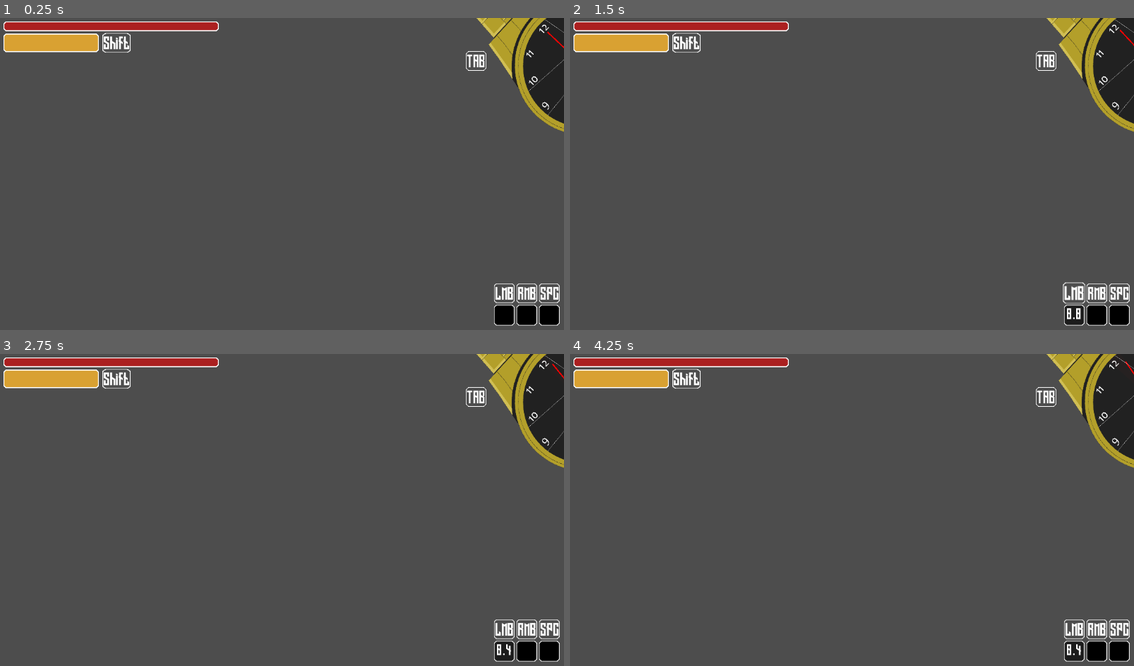
Above: before the commit, frames 1-4 (two rows, left to right).
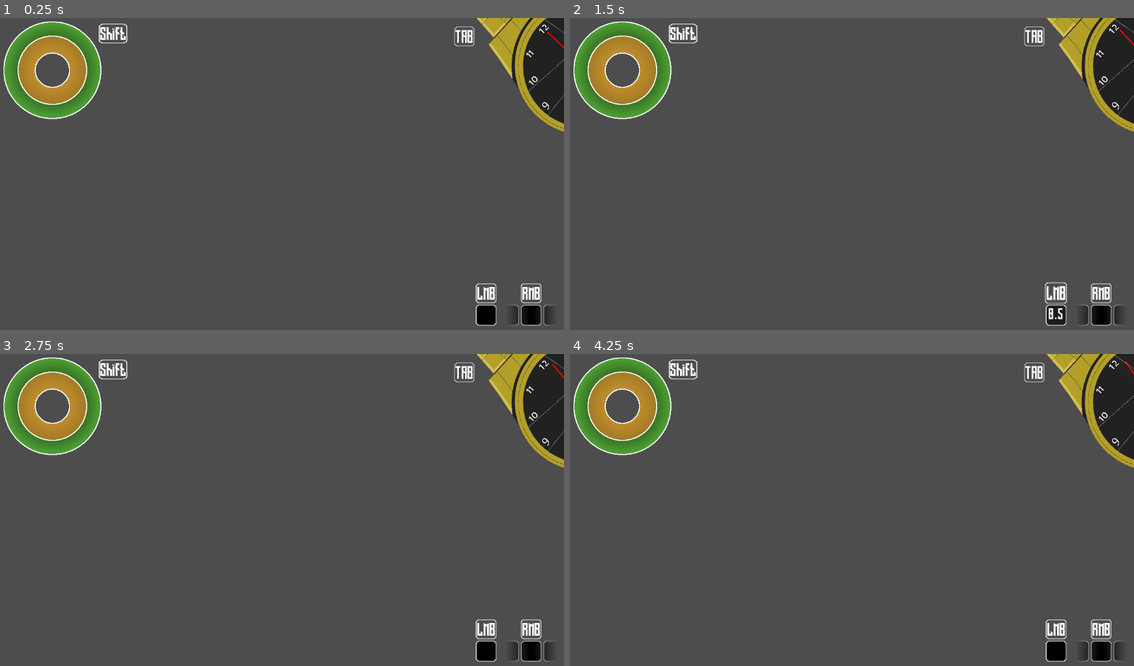
Above: after the commit, the same moments.

Repository: sjgillGit/GWJ84
Game: Godot game, scene res://Scenes/UI/screen_ui.tscn
Two runs of this game, one before a commit and one after it. Both use one fixed random seed, a clock stepped at 60 frames per second and the inputs below. This scene is started directly instead of the project's main scene.
Inputs (mouse positions are in pixels of both pictures, inside the frame that each line leads up to):
- Up to frame 1 (0.25 s): no input
- Up to frame 2 (1.5 s): click (1071, 314) at 0.52 s; move the mouse to (976, 161) at 1.27 s; hold D (MoveRight) from 1.28 s (still down); hold Mouse wheel down (ScrollActionDown) from 1.28 s (still down); click (976, 161) at 1.42 s
- Up to frame 3 (2.75 s): tap Mouse wheel up (ScrollActionUp) at 1.55, 2.1 s; move the mouse to (169, 528) at 2.02 s; release D (MoveRight) at 2.03 s; release Mouse wheel down (ScrollActionDown) at 2.03 s; hold S (MoveBack) from 2.03 s (still down); click (169, 528) at 2.17 s; tap Mouse wheel down (ScrollActionDown) at 2.3 s
- Up to frame 4 (4.25 s): move the mouse to (908, 441) at 2.77 s; release S (MoveBack) at 2.78 s; press the mouse at (908, 441) at 2.78 s; hold D (MoveRight) 2.78-3.53 s; tap Mouse wheel up (ScrollActionUp) at 3.05 s; move the mouse to (823, 575) at 3.52 s; release the mouse at (823, 575) at 3.53 s; hold W (MoveForward) from 3.53 s (still down); tap Mouse wheel down (ScrollActionDown) at 3.6 s; click (823, 575) at 3.67 s

The runs differ from the first frame. In frame 1, 6.8% of the frame differs, in the area x 0-100%, y 1-99%; in frame 2, 6.8%; in frame 3, 6.8%; in frame 4, 6.8%.

Commit message:
turret_select, clock health

Diff:
--- a/Scenes/UI/hel_sta_bars.tscn
+++ b/Scenes/UI/hel_sta_bars.tscn
@@ -1,10 +1,11 @@
-[gd_scene load_steps=8 format=3 uid="uid://drylow4dc4o3f"]
+[gd_scene load_steps=9 format=3 uid="uid://drylow4dc4o3f"]
 
 [ext_resource type="Script" uid="uid://6b2cexsfwgwn" path="res://Scripts/ui/hel_sta_bars.gd" id="1_0lv2c"]
-[ext_resource type="Texture2D" uid="uid://bbe6buhmucjwv" path="res://Assets/ui/barover.png" id="1_n6yse"]
-[ext_resource type="Texture2D" uid="uid://n8p1bx0o1ba6" path="res://Assets/ui/barback.png" id="1_vgpqe"]
-[ext_resource type="Texture2D" uid="uid://dpj6fl55p7fpe" path="res://Assets/ui/barprogress.png" id="3_0lv2c"]
+[ext_resource type="Texture2D" uid="uid://dcono1pipel3q" path="res://Assets/ui/hp_inside.png" id="2_wagrs"]
+[ext_resource type="Texture2D" uid="uid://240tbxttfhkc" path="res://Assets/ui/hp_outside.png" id="3_fauln"]
+[ext_resource type="Texture2D" uid="uid://boxikeqcr5eoq" path="res://Assets/ui/stam_inside.png" id="4_wagrs"]
 [ext_resource type="Texture2D" uid="uid://dq8knos66o8ki" path="res://Assets/ui/textframe.png" id="5_6lhcu"]
+[ext_resource type="Texture2D" uid="uid://dtecdqdesqda0" path="res://Assets/ui/stam_outside.png" id="5_fauln"]
 [ext_resource type="FontFile" uid="uid://b2d7ii78bv5cw" path="res://Assets/font/Long_Shot.ttf" id="7_wjitq"]
 
 [sub_resource type="StyleBoxTexture" id="StyleBoxTexture_f00il"]
@@ -22,45 +23,45 @@
 script = ExtResource("1_0lv2c")
 
 [node name="hp_bar" type="TextureProgressBar" parent="."]
-custom_minimum_size = Vector2(440, 0)
 layout_mode = 0
-offset_right = 440.0
-offset_bottom = 20.0
+offset_right = 200.0
+offset_bottom = 200.0
 max_value = 200.0
 value = 200.0
-nine_patch_stretch = true
+fill_mode = 4
 stretch_margin_left = 10
 stretch_margin_top = 10
 stretch_margin_right = 10
 stretch_margin_bottom = 10
-texture_under = ExtResource("1_vgpqe")
-texture_over = ExtResource("1_n6yse")
-texture_progress = ExtResource("3_0lv2c")
-tint_progress = Color(0.67, 0.1273, 0.1273, 1)
+texture_under = ExtResource("2_wagrs")
+texture_over = ExtResource("3_fauln")
+texture_progress = ExtResource("2_wagrs")
+tint_under = Color(0.231373, 0.231373, 0.231373, 1)
+tint_progress = Color(0.320985, 0.657838, 0.215516, 1)
 
 [node name="stam_bar" type="TextureProgressBar" parent="."]
 layout_mode = 0
-offset_top = 25.0
-offset_right = 195.0
-offset_bottom = 63.0
+offset_right = 200.0
+offset_bottom = 200.0
 step = 0.01
 value = 100.0
-nine_patch_stretch = true
+fill_mode = 4
 stretch_margin_left = 10
 stretch_margin_top = 10
 stretch_margin_right = 10
 stretch_margin_bottom = 10
-texture_under = ExtResource("1_vgpqe")
-texture_over = ExtResource("1_n6yse")
-texture_progress = ExtResource("3_0lv2c")
+texture_under = ExtResource("4_wagrs")
+texture_over = ExtResource("5_fauln")
+texture_progress = ExtResource("4_wagrs")
+tint_under = Color(0.23, 0.23, 0.23, 1)
 tint_progress = Color(0.85, 0.631833, 0.1955, 1)
 
 [node name="button_show" type="Panel" parent="."]
 layout_mode = 0
-offset_left = 202.0
-offset_top = 24.0
-offset_right = 260.0
-offset_bottom = 64.0
+offset_left = 195.0
+offset_top = 5.0
+offset_right = 253.0
+offset_bottom = 45.0
 pivot_offset = Vector2(21, 21)
 theme_override_styles/panel = SubResource("StyleBoxTexture_f00il")
 
--- a/Scenes/UI/screen_ui.tscn
+++ b/Scenes/UI/screen_ui.tscn
@@ -7,7 +7,7 @@
 [node name="Control" type="CanvasLayer"]
 
 [node name="skill_box" parent="." instance=ExtResource("1_ntq5t")]
-offset_left = 822.0
+offset_left = 984.0
 offset_top = 544.0
 offset_right = -9.0
 offset_bottom = -13.0
--- a/Scenes/UI/skill_box.tscn
+++ b/Scenes/UI/skill_box.tscn
@@ -1,6 +1,13 @@
-[gd_scene load_steps=2 format=3 uid="uid://dlx736lntigtc"]
+[gd_scene load_steps=7 format=3 uid="uid://dlx736lntigtc"]
 
 [ext_resource type="PackedScene" uid="uid://rb3823ijm27r" path="res://Scenes/UI/skillbutton.tscn" id="1_6kcwd"]
+[ext_resource type="PackedScene" uid="uid://fijuc7gifjf6" path="res://Scenes/UI/tower_box.tscn" id="2_7xwh1"]
+[ext_resource type="Texture2D" uid="uid://dq8knos66o8ki" path="res://Assets/ui/textframe.png" id="3_iva1f"]
+[ext_resource type="Script" uid="uid://dmbug4tme2cqn" path="res://Scripts/ui/button_show.gd" id="4_py6gq"]
+[ext_resource type="FontFile" uid="uid://b2d7ii78bv5cw" path="res://Assets/font/Long_Shot.ttf" id="5_n3e7w"]
+
+[sub_resource type="StyleBoxTexture" id="StyleBoxTexture_6kqrh"]
+texture = ExtResource("3_iva1f")
 
 [node name="skill_box" type="HBoxContainer"]
 anchors_preset = 15
@@ -13,15 +20,29 @@
 
 [node name="skillbutton" parent="." instance=ExtResource("1_6kcwd")]
 layout_mode = 2
-cooldown = 1.0
+cooldown = 0.5
 input_name = &"PerformAction"
 
-[node name="skillbutton2" parent="." instance=ExtResource("1_6kcwd")]
+[node name="Control" parent="." instance=ExtResource("2_7xwh1")]
 layout_mode = 2
-cooldown = 3.0
-input_name = &"RMB"
 
-[node name="skillbutton3" parent="." instance=ExtResource("1_6kcwd")]
-layout_mode = 2
-cooldown = 6.0
-input_name = &"SPC"
+[node name="button_show" type="Panel" parent="Control"]
+layout_mode = 0
+offset_left = 46.0
+offset_right = 88.0
+offset_bottom = 40.0
+pivot_offset = Vector2(21, 21)
+theme_override_styles/panel = SubResource("StyleBoxTexture_6kqrh")
+script = ExtResource("4_py6gq")
+
+[node name="input_name_lbl" type="Label" parent="Control/button_show"]
+layout_mode = 0
+offset_left = 2.0
+offset_top = 6.0
+offset_right = 42.0
+offset_bottom = 41.0
+theme_override_fonts/font = ExtResource("5_n3e7w")
+theme_override_font_sizes/font_size = 33
+text = "RMB"
+horizontal_alignment = 1
+vertical_alignment = 1
--- /dev/null
+++ b/Scenes/UI/tower_box.gdshader
@@ -0,0 +1,10 @@
+shader_type canvas_item;
+
+uniform sampler2D mask;
+
+void fragment() {
+	COLOR = texture(TEXTURE,UV);
+	vec2 muv = UV;
+	muv.y = 1.0 - muv.y;
+	COLOR.a = texture(mask,muv).r;
+}
--- /dev/null
+++ b/Scenes/UI/tower_box.tscn
@@ -0,0 +1,88 @@
+[gd_scene load_steps=6 format=3 uid="uid://fijuc7gifjf6"]
+
+[ext_resource type="PackedScene" uid="uid://d042hsexsntwv" path="res://Scenes/UI/towerselect.tscn" id="1_2k6yk"]
+[ext_resource type="Script" uid="uid://dykrxsjod4o6f" path="res://Scripts/ui/tower_box.gd" id="1_10edh"]
+[ext_resource type="Shader" uid="uid://bceililma81gt" path="res://Scenes/UI/tower_box.gdshader" id="3_2jh5i"]
+[ext_resource type="Texture2D" uid="uid://wnd51orttw5" path="res://Assets/ui/hide.png" id="3_3k674"]
+
+[sub_resource type="ShaderMaterial" id="ShaderMaterial_w7252"]
+shader = ExtResource("3_2jh5i")
+shader_parameter/mask = ExtResource("3_3k674")
+
+[node name="Control" type="Control"]
+clip_contents = true
+custom_minimum_size = Vector2(137, 60)
+layout_mode = 3
+anchors_preset = 0
+offset_right = 137.0
+offset_bottom = 88.0
+script = ExtResource("1_10edh")
+inputed = &"RMB"
+cooldown = 10.0
+
+[node name="SubViewportContainer" type="SubViewportContainer" parent="."]
+material = SubResource("ShaderMaterial_w7252")
+layout_mode = 0
+offset_right = 135.0
+offset_bottom = 112.0
+stretch = true
+
+[node name="SubViewport" type="SubViewport" parent="SubViewportContainer"]
+handle_input_locally = false
+size = Vector2i(135, 112)
+render_target_update_mode = 4
+
+[node name="towerscroll" type="ScrollContainer" parent="SubViewportContainer/SubViewport"]
+anchors_preset = 15
+anchor_right = 1.0
+anchor_bottom = 1.0
+offset_right = 12.0
+offset_bottom = -25.0
+grow_horizontal = 2
+grow_vertical = 2
+mouse_filter = 2
+horizontal_scroll_mode = 3
+vertical_scroll_mode = 0
+scroll_deadzone = 46
+
+[node name="towerlist" type="HBoxContainer" parent="SubViewportContainer/SubViewport/towerscroll"]
+layout_mode = 2
+
+[node name="temp" type="HBoxContainer" parent="SubViewportContainer/SubViewport"]
+offset_left = -42.0
+offset_top = -87.0
+
+[node name="fulltowerlist" type="HBoxContainer" parent="SubViewportContainer/SubViewport"]
+offset_left = -55.0
+offset_top = -90.0
+offset_right = -13.0
+offset_bottom = -3.0
+
+[node name="skillbutton" parent="SubViewportContainer/SubViewport/fulltowerlist" instance=ExtResource("1_2k6yk")]
+modulate = Color(1, 0.13, 0.13, 1)
+layout_mode = 2
+
+[node name="skillbutton2" parent="SubViewportContainer/SubViewport/fulltowerlist" instance=ExtResource("1_2k6yk")]
+modulate = Color(0, 0.79, 0.158, 1)
+layout_mode = 2
+
+[node name="skillbutton3" parent="SubViewportContainer/SubViewport/fulltowerlist" instance=ExtResource("1_2k6yk")]
+layout_mode = 2
+
+[node name="skillbutton4" parent="SubViewportContainer/SubViewport/fulltowerlist" instance=ExtResource("1_2k6yk")]
+modulate = Color(0.4, 0.24, 0.24, 1)
+layout_mode = 2
+
+[node name="skillbutton5" parent="SubViewportContainer/SubViewport/fulltowerlist" instance=ExtResource("1_2k6yk")]
+modulate = Color(0.3024, 0.153, 0.9, 1)
+layout_mode = 2
+
+[node name="skillbutton6" parent="SubViewportContainer/SubViewport/fulltowerlist" instance=ExtResource("1_2k6yk")]
+modulate = Color(0.81, 0.24, 1, 1)
+layout_mode = 2
+
+[node name="Timer" type="Timer" parent="."]
+one_shot = true
+
+[connection signal="child_entered_tree" from="SubViewportContainer/SubViewport/fulltowerlist" to="." method="_on_towerlist_child_entered_tree"]
+[connection signal="timeout" from="Timer" to="." method="_on_timer_timeout"]
--- /dev/null
+++ b/Scenes/UI/towerselect.gd
@@ -0,0 +1,23 @@
+extends Control
+@export var cooldown: float
+@export var counting: bool
+@onready var cooldown_lbl: Label = $TextureButton/cooldownparent/cooldown
+@onready var timer = get_tree().get_root()
+@onready var cooldownparent: Control = $TextureButton/cooldownparent
+
+@onready var tower
+
+func fill_button(_tower):
+	pass
+
+func activate_timer(_cooldown):
+	counting = true
+	cooldown = _cooldown
+	cooldownparent.visible = true
+
+func _process(_delta: float) -> void:
+	cooldown -= _delta
+	if counting: cooldown_lbl.text = str(snapped(cooldown,0.1))
+	if cooldown <= 0.0:
+		counting = false
+		cooldownparent.visible = false
--- /dev/null
+++ b/Scenes/UI/towerselect.tscn
@@ -0,0 +1,80 @@
+[gd_scene load_steps=6 format=3 uid="uid://d042hsexsntwv"]
+
+[ext_resource type="Script" uid="uid://cmsfmt20kf3s5" path="res://Scenes/UI/towerselect.gd" id="1_uyf6x"]
+[ext_resource type="Texture2D" uid="uid://dq8knos66o8ki" path="res://Assets/ui/textframe.png" id="2_uhy2l"]
+[ext_resource type="FontFile" uid="uid://b2d7ii78bv5cw" path="res://Assets/font/Long_Shot.ttf" id="4_3ldct"]
+[ext_resource type="Texture2D" uid="uid://mtr22qnov5f" path="res://Assets/ui/skillicon.png" id="5_oiurf"]
+
+[sub_resource type="StyleBoxTexture" id="StyleBoxTexture_tj54v"]
+texture = ExtResource("2_uhy2l")
+
+[node name="skillbutton" type="Control"]
+custom_minimum_size = Vector2(42, 87)
+layout_mode = 3
+anchors_preset = 0
+offset_right = 42.0
+offset_bottom = 87.0
+script = ExtResource("1_uyf6x")
+
+[node name="TextureButton" type="Button" parent="."]
+custom_minimum_size = Vector2(42, 42)
+layout_mode = 0
+offset_top = 44.0
+offset_right = 42.0
+offset_bottom = 86.0
+theme_override_styles/hover = SubResource("StyleBoxTexture_tj54v")
+theme_override_styles/pressed = SubResource("StyleBoxTexture_tj54v")
+theme_override_styles/normal = SubResource("StyleBoxTexture_tj54v")
+expand_icon = true
+
+[node name="TextureRect" type="TextureRect" parent="TextureButton"]
+modulate = Color(0, 0, 0, 1)
+show_behind_parent = true
+custom_minimum_size = Vector2(42, 42)
+layout_mode = 0
+offset_right = 40.0
+offset_bottom = 40.0
+texture = ExtResource("5_oiurf")
+expand_mode = 1
+
+[node name="cooldownparent" type="Control" parent="TextureButton"]
+visible = false
+layout_mode = 3
+anchors_preset = 0
+offset_right = 40.0
+offset_bottom = 40.0
+
+[node name="cooldownback" type="TextureRect" parent="TextureButton/cooldownparent"]
+self_modulate = Color(1, 1, 1, 0.111)
+show_behind_parent = true
+custom_minimum_size = Vector2(42, 42)
+layout_mode = 0
+offset_right = 42.0
+offset_bottom = 42.0
+texture = ExtResource("5_oiurf")
+expand_mode = 1
+
+[node name="cooldown" type="Label" parent="TextureButton/cooldownparent"]
+show_behind_parent = true
+custom_minimum_size = Vector2(42, 42)
+layout_mode = 0
+offset_right = 43.0
+offset_bottom = 42.0
+theme_override_fonts/font = ExtResource("4_3ldct")
+theme_override_font_sizes/font_size = 27
+text = "30.9"
+horizontal_alignment = 1
+vertical_alignment = 1
+
+[node name="TextureRect" type="NinePatchRect" parent="."]
+visible = false
+layout_mode = 0
+offset_left = -5.0
+offset_top = -6.0
+offset_right = 47.0
+offset_bottom = 94.0
+texture = ExtResource("2_uhy2l")
+patch_margin_left = 10
+patch_margin_top = 10
+patch_margin_right = 9
+patch_margin_bottom = 9
--- a/Scenes/UI/watch.tscn
+++ b/Scenes/UI/watch.tscn
@@ -16,10 +16,10 @@
 material = ExtResource("1_tbxsg")
 
 [node name="Panel" type="Panel" parent="."]
-offset_left = 952.0
-offset_top = 68.0
-offset_right = 993.0
-offset_bottom = 108.0
+offset_left = 928.0
+offset_top = 18.0
+offset_right = 969.0
+offset_bottom = 58.0
 pivot_offset = Vector2(20, 20)
 theme_override_styles/panel = SubResource("StyleBoxTexture_4mo0r")
 
--- a/Scripts/ui/skillbutton.gd
+++ b/Scripts/ui/skillbutton.gd
@@ -31,7 +31,6 @@
 	timer.start()
 	cooldownparent.visible = true
 
-
 func _on_timer_timeout() -> void:
 	counting = false
 	cooldownparent.visible = false
--- /dev/null
+++ b/Scripts/ui/tower_box.gd
@@ -0,0 +1,67 @@
+extends Control
+@onready var temp: HBoxContainer = $SubViewportContainer/SubViewport/temp
+@onready var towerlist: HBoxContainer = $SubViewportContainer/SubViewport/towerscroll/towerlist
+@onready var towerscroll: ScrollContainer = $SubViewportContainer/SubViewport/towerscroll
+@onready var button_show: Panel = $button_show
+@export var inputed: StringName
+@export var scroll_x := 46
+@export var cooldown: float
+@onready var counting: bool
+@onready var timer: Timer = $Timer
+@onready var fulltowerlist: HBoxContainer = $SubViewportContainer/SubViewport/fulltowerlist
+@onready var chosen_tower
+const TOWERSELECT = preload("res://Scenes/UI/towerselect.tscn")
+
+func _input(event: InputEvent) -> void:
+
+	if event.is_action_pressed(inputed): button_show.button_clicked()
+
+	if event.is_action_pressed(inputed) && counting != true:
+		timer.wait_time = cooldown
+		counting = true
+		timer.start()
+		for n in towerlist.get_children():
+			n.activate_timer(cooldown)
+
+	if event.is_action_pressed("ScrollActionUp"):
+		for n in towerlist.get_children().size() -1:
+			towerlist.get_child(0).reparent(temp)
+		for n in temp.get_children():
+			n.reparent(towerlist)
+		towerscroll.scroll_horizontal = 92
+		var tween = get_tree().create_tween()
+		tween.tween_property(towerscroll,"scroll_horizontal",46,0.05)
+
+
+	if event.is_action_pressed("ScrollActionDown"):
+		towerlist.get_child(0).reparent(temp)
+		temp.get_child(0).reparent(towerlist)
+		towerscroll.scroll_horizontal = 0
+		var tween = get_tree().create_tween()
+		tween.tween_property(towerscroll,"scroll_horizontal",46,0.05)
+
+	chosen_tower = towerlist.get_child(2)
+
+func _ready() -> void:
+	for n in towerlist.get_children():
+		n.queue_free()
+	var ile: int = 0
+	while ile <= 3:
+		for n in fulltowerlist.get_children().size():
+			var tower = TOWERSELECT.instantiate()
+			towerlist.add_child(tower)
+			tower.fill_button(fulltowerlist.get_child(n).tower)
+			ile += 1
+
+func _on_towerlist_child_entered_tree(node: Node) -> void:
+	pass
+	#for n in towerlist.get_children():
+	#	n.queue_free()
+	#var ile: int = 0
+	#while ile <= 3:
+	#	for n in fulltowerlist.get_children().size():
+	#		towerlist.add_child(fulltowerlist.get_child(n))
+	#		ile += 1
+
+func _on_timer_timeout() -> void:
+	counting = false
Binary file added: Assets/ui/hide.png
Not shown, added: Assets/ui/hide.png.import
Binary file added: Assets/ui/hp_inside.png
Not shown, added: Assets/ui/hp_inside.png.import
Binary file added: Assets/ui/hp_outside.png
Not shown, added: Assets/ui/hp_outside.png.import
Binary file added: Assets/ui/stam_inside.png
Not shown, added: Assets/ui/stam_inside.png.import
Binary file added: Assets/ui/stam_outside.png
Not shown, added: Assets/ui/stam_outside.png.import
Binary file added: Assets/watch/watchbottom-b.png
Not shown, added: Assets/watch/watchbottom-b.png.import
(and 4 more such lines)
